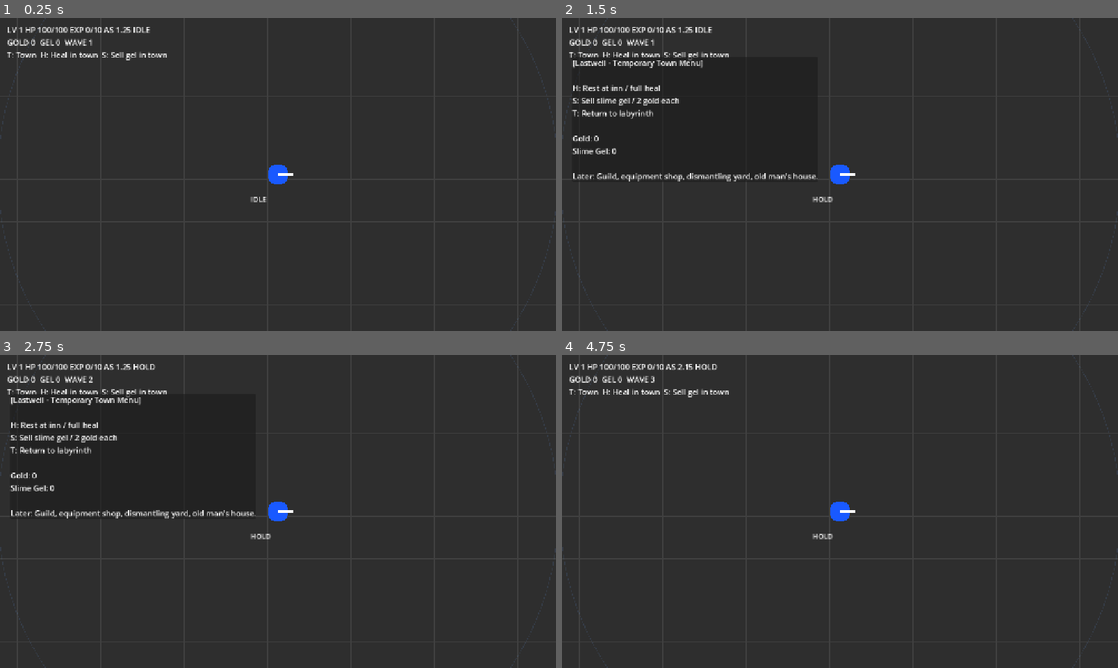
Above: before the commit, frames 1-4 (two rows, left to right).
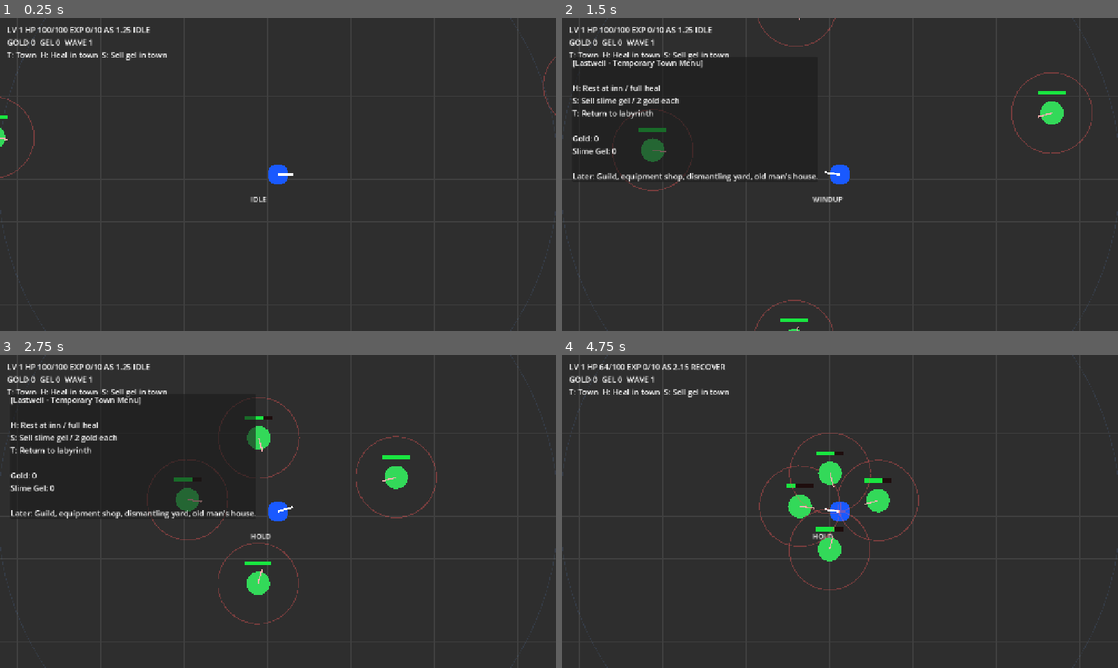
Above: after the commit, the same moments.

Repository: danyoon0760/last-archer
Game: Godot game, scene res://scenes/Main.tscn
Same seed, same stepped clock (60 frames per second), same inputs: the game is played once before the commit and once after it.
Inputs (mouse positions are in pixels of both pictures, inside the frame that each line leads up to):
- Up to frame 1 (0.25 s): no input
- Up to frame 2 (1.5 s): tap Enter at 0.5 s; move the mouse to (962, 158) at 0.52 s; hold W 0.53-1.28 s; tap T at 0.6 s; click (962, 158) at 0.67 s; move the mouse to (728, 190) at 1.27 s; hold S from 1.28 s (still down); tap H at 1.35 s
- Up to frame 3 (2.75 s): move the mouse to (333, 442) at 2.02 s; release S at 2.03 s; hold W from 2.03 s (still down); tap R at 2.1 s
- Up to frame 4 (4.75 s): move the mouse to (812, 574) at 2.77 s; tap E at 2.85 s; click (812, 574) at 2.92 s; move the mouse to (1006, 558) at 3.52 s; release W at 3.53 s; hold A from 3.53 s (still down); tap Q at 3.6 s; move the mouse to (673, 464) at 4.27 s; tap T at 4.35 s

The runs differ from the first frame. In frame 1, 0.2% of the frame differs, in the area x 0-100%, y 12-52%; in frame 2, 1.2%; in frame 3, 1.9%; in frame 4, 2.2%, in the area x 6-65%, y 2-76%.

Commit message:
Wire mixed enemy scenes into main scene

Diff:
--- a/scenes/Main.tscn
+++ b/scenes/Main.tscn
@@ -1,11 +1,13 @@
-[gd_scene load_steps=6 format=3]
+[gd_scene load_steps=8 format=3]
 
 [ext_resource type="Script" path="res://scripts/main.gd" id="1_main_script"]
 [ext_resource type="PackedScene" path="res://scenes/PlayerLOL.tscn" id="2_player_scene"]
 [ext_resource type="Script" path="res://scripts/game_manager.gd" id="3_game_manager_script"]
 [ext_resource type="Script" path="res://scripts/wave_spawner.gd" id="4_wave_spawner_script"]
-[ext_resource type="PackedScene" path="res://scenes/EnemyDummy.tscn" id="5_enemy_dummy_scene"]
-[ext_resource type="Script" path="res://scripts/hud.gd" id="6_hud_script"]
+[ext_resource type="PackedScene" path="res://scenes/Slime.tscn" id="5_slime_scene"]
+[ext_resource type="PackedScene" path="res://scenes/Rat.tscn" id="6_rat_scene"]
+[ext_resource type="PackedScene" path="res://scenes/HeavySlime.tscn" id="7_heavy_slime_scene"]
+[ext_resource type="Script" path="res://scripts/hud.gd" id="8_hud_script"]
 
 [node name="Main" type="Node2D"]
 script = ExtResource("1_main_script")
@@ -18,7 +20,9 @@
 
 [node name="WaveSpawner" type="Node2D" parent="."]
 script = ExtResource("4_wave_spawner_script")
-enemy_scene = ExtResource("5_enemy_dummy_scene")
+slime_scene = ExtResource("5_slime_scene")
+rat_scene = ExtResource("6_rat_scene")
+heavy_slime_scene = ExtResource("7_heavy_slime_scene")
 
 [node name="HUD" type="CanvasLayer" parent="."]
-script = ExtResource("6_hud_script")
+script = ExtResource("8_hud_script")
